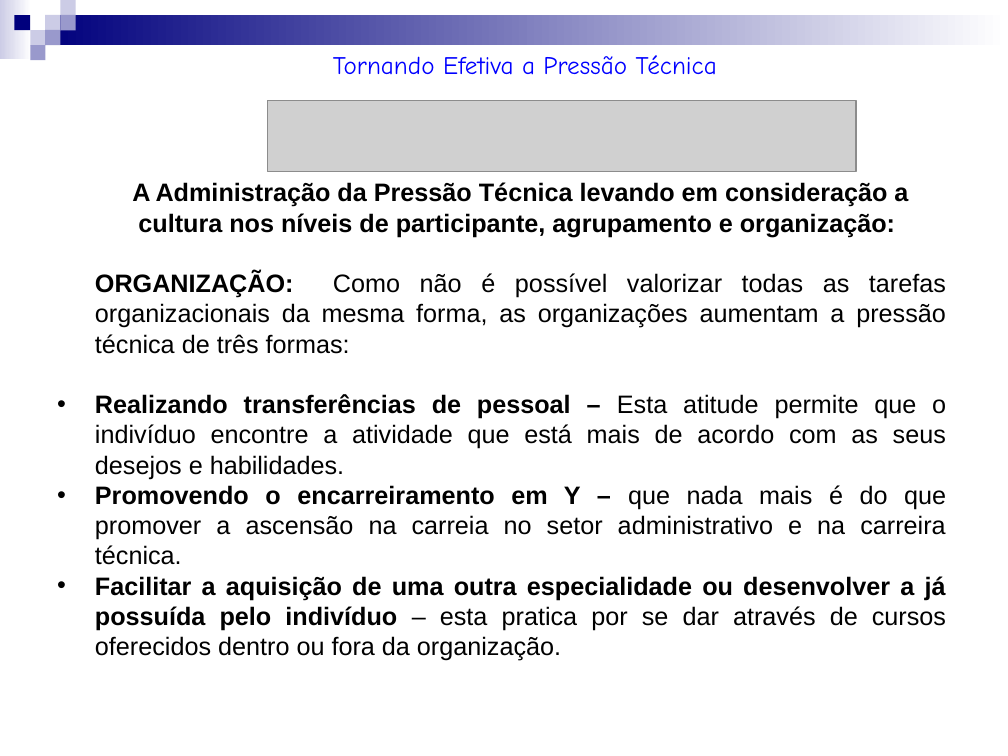
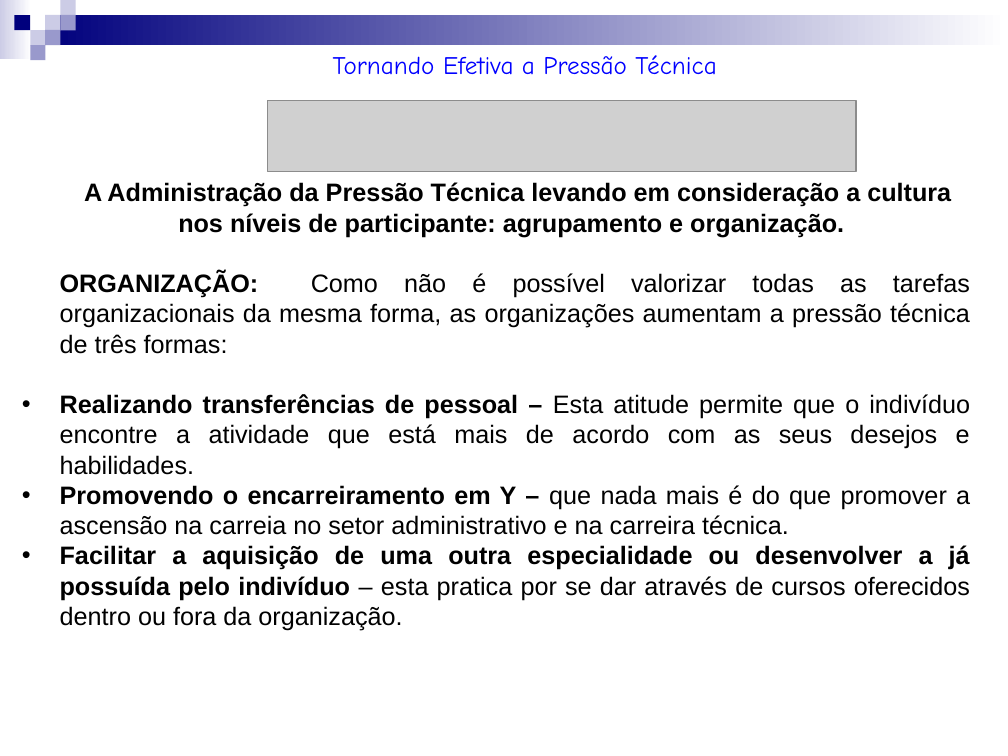
Before and after one commit to jharbes/SOCIOLOGIA-APLICADA, a slide deck: slide 16 of Aula 3.ppt. Drawn at 1008x756 pixels with LibreOffice and Linux fonts; fonts in the diff are those of the drawing; grey boxes stand for pictures. Boxes give left, top, right and bottom in pixels: in the first picture for what was removed or moved away, otherwise in the second. Text is boxed around its words. In the diff, an @@ line names an element or a change of style, - is before the commit and + after.

```diff
--- a/Aula 3.ppt
+++ b/Aula 3.ppt
@@ text "Tornando Efetiva a Pressão Técnica" at bbox=[333, 55, 716, 75]: alignment right to left @@
@@ text "A Administração da Pressão Técnica ...": place and size @@
-text "A Administração da Pressão Técnica ..." at bbox=[95, 182, 946, 661]
+text "A Administração da Pressão Técnica ..." at bbox=[60, 182, 970, 631]
@@ text at bbox=[84, 182, 951, 237]: text changed @@
-A Administração da Pressão Técnica levando em consideração a cultura nos níveis de participante, agrupamento e organização:
+A Administração da Pressão Técnica levando em consideração a cultura nos níveis de participante: agrupamento e organização.
```
Also in this commit, not shown: 15 other slides changed.
